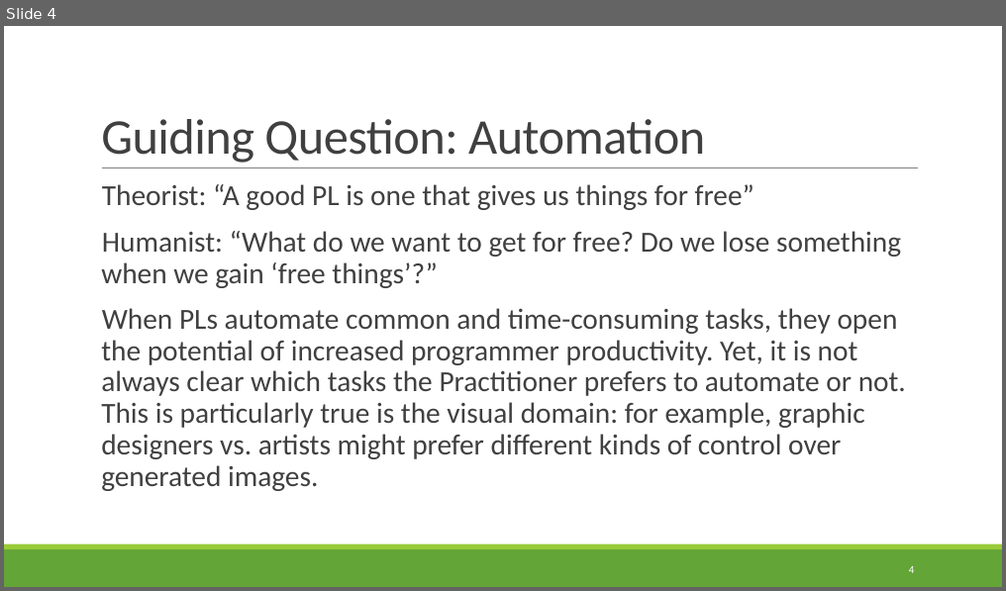
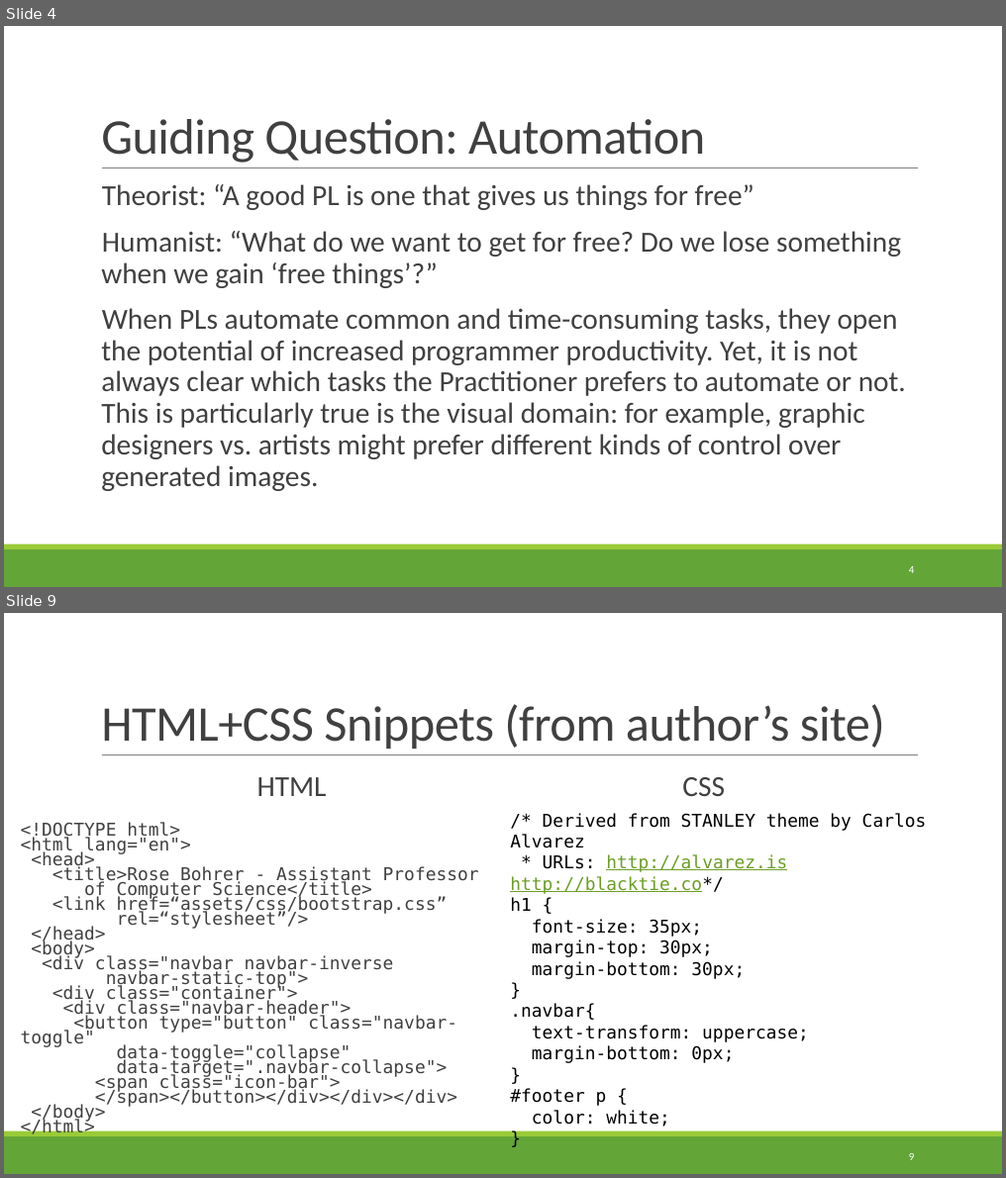
Before and after one commit to rbohrer/pl-course, a slide deck: LectureSlides/99Diagrams.pptx. Shown one above the other, each under a label of ours: slide 4 before the commit, slides 4 and 9 after it; the slides between them are not shown. The pictures are 1006x591 and 1006x1178 pixels, drawn with LibreOffice and Linux fonts; fonts in the diff are those of the drawing. Boxes give left, top, right and bottom in pixels: in the first picture for what was removed or moved away, otherwise in the second. Text is boxed around its words. In the diff, an @@ line names an element or a change of style, - is before the commit and + after.

```diff
--- a/LectureSlides/99Diagrams.pptx
+++ b/LectureSlides/99Diagrams.pptx
@@ slide 9 added at <box>4,613,1002,1174</box>, background #FFFFFF; not listed: 3 template elements that a slide beside it also shows @@
@@ title added at <box>101,704,885,749</box>, 48 pt, text #404040 @@
+HTML+CSS Snippets (from author’s site)
@@ text added at <box>257,777,327,796</box>, 28 pt, text #404040 @@
+  HTML
@@ text added at <box>682,777,725,796</box>, 28 pt, text #404040 @@
+  CSS
@@ text added at <box>510,813,927,1127</box>, 17 pt, text #000000 @@
+/* Derived from STANLEY theme by Carlos Alvarez
+* URLs: http://alvarez.is http://blacktie.co*/
+h1 {
+font-size: 35px;
+margin-top: 30px;
+margin-bottom: 30px;
+}
+.navbar{
+text-transform: uppercase;
+margin-bottom: 0px;
+}
+#footer p {
+color: white;
+}
@@ text added at <box>21,822,479,1138</box>, 17 pt, text #404040 @@
+  <!DOCTYPE html>
+  <html lang="en">
+  <head>
+  <title>Rose Bohrer - Assistant Professor
+  of Computer Science</title>
+  <link href=“assets/css/bootstrap.css”
+  rel=“stylesheet”/>
+  </head>
+  <body>
+  <div class="navbar navbar-inverse
+  navbar-static-top">
+  <div class="container">
+  <div class="navbar-header">
+  <button type="button" class="navbar-toggle"
+  data-toggle="collapse"
+  data-target=".navbar-collapse">
+  <span class="icon-bar">
+  </span></button></div></div></div>
+  </body>
+  </html>
@@ page number added at <box>909,1154,915,1160</box>, 10.5 pt, text #FFFFFF @@
+9
```
Also in this commit, not shown: 8 slides changed, 20 other slides added, 9 slides removed.
